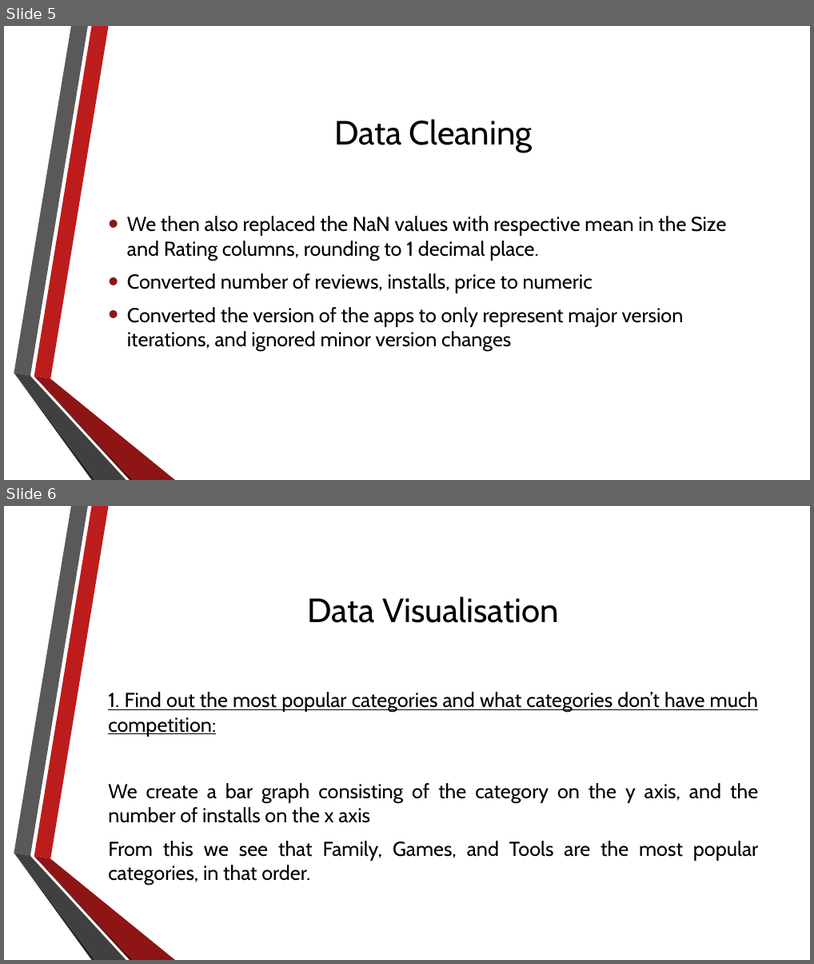
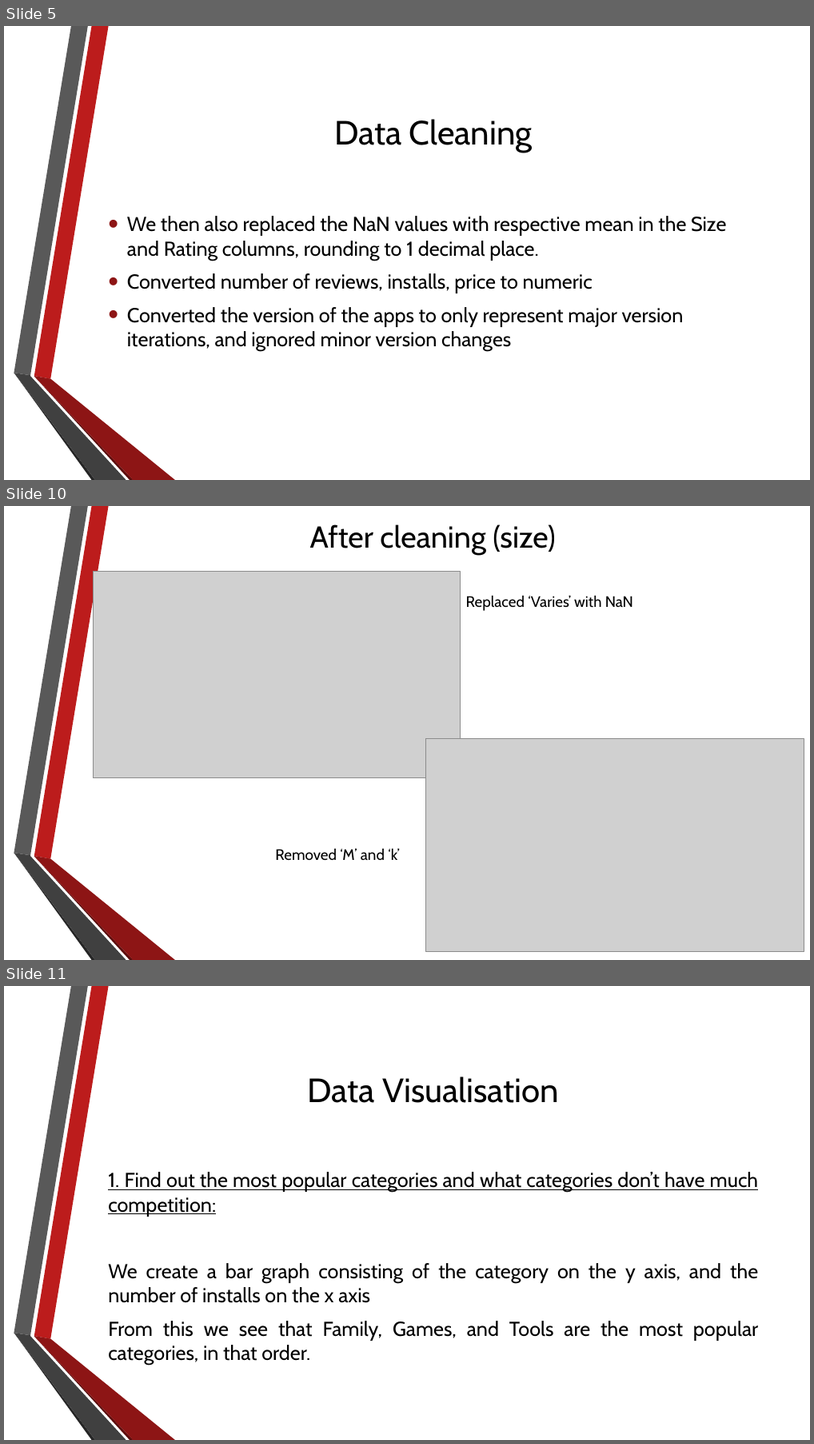
Before and after one commit to taherlokhandwala/IDSProject, a slide deck: IDS.pptx. Shown one above the other, each under a label of ours: slides 5 and 6 before the commit, slides 5, 10 and 11 after it; the slides between them are not shown. The pictures are 814x964 and 814x1444 pixels, drawn with LibreOffice and Linux fonts; fonts in the diff are those of the drawing; grey boxes stand for pictures; background and template pictures are left out. Boxes give left, top, right and bottom in pixels: in the first picture for what was removed or moved away, otherwise in the second. Text is boxed around its words. In the diff, an @@ line names an element or a change of style, - is before the commit and + after.

Commit message:
updated ppt

```diff
--- a/IDS.pptx
+++ b/IDS.pptx
@@ slide 10 added at (4,506,810,960), background picture (left out); not listed: 6 template elements that a slide beside it also shows @@
@@ title added at (310,524,555,555), 36 pt, text #000000 @@
+After cleaning (size)
@@ picture added at (93,572,460,778) @@
@@ text added at (466,595,634,611), 18 pt, text #000000 @@
+Replaced ‘Varies’ with NaN
@@ picture added at (426,739,804,952) @@
@@ text added at (275,848,400,860), 18 pt, text #000000 @@
+Removed ‘M’ and ‘k’
@@ what was slide 6 is now slide 11 @@
```
Also in this commit, not shown: 8 other slides added, 7 other files.
